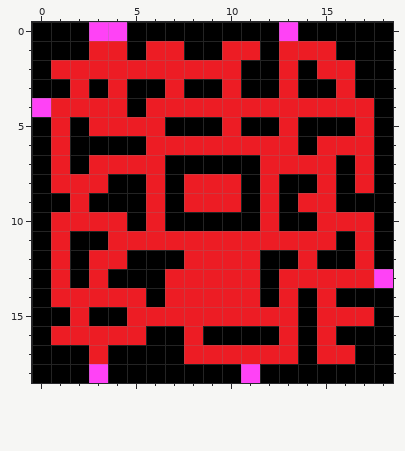
Edited in one commit: pixel-art sprite (PacMan/Content/pacmanmap.png). Above is the file before it was changed.
The file is 19x19 pixels.
Now the later version:
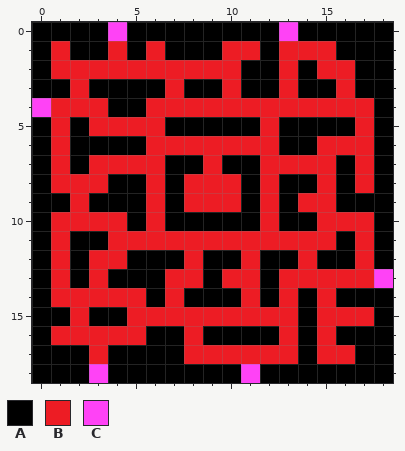
Palette (. is transparent): A #000000  B #ed1c24  C #ff42f6
Change:
{"y":0,"x":3,"old":"C","new":"A"}
{"y":1,"x":1,"old":"A","new":"B"}
{"y":1,"x":3,"old":"B","new":"A"}
{"y":1,"x":7,"old":"B","new":"A"}
{"y":3,"x":4,"old":"B","new":"A"}
{"y":4,"x":4,"old":"B","new":"A"}
{"y":5,"x":10,"old":"B","new":"A"}
{"y":5,"x":12,"old":"AB","new":"BA"}
{"y":6,"x":13,"old":"B","new":"A"}
{"y":7,"x":9,"old":"A","new":"B"}
{"y":12,"x":9,"old":"BB","new":"AA"}
{"y":13,"x":9,"old":"B","new":"A"}
{"y":14,"x":8,"old":"BBB","new":"AAA"}
{"label":"changed","picture_box":[51,22,298,174]}
{"label":"changed","picture_box":[184,250,241,307]}
